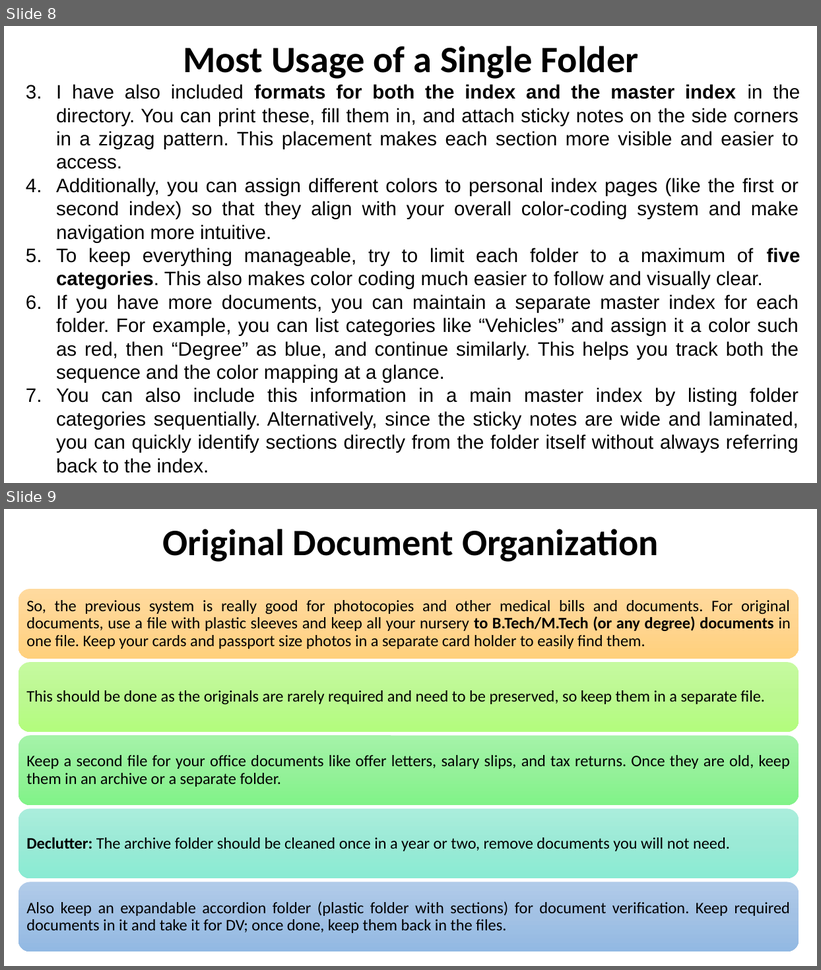
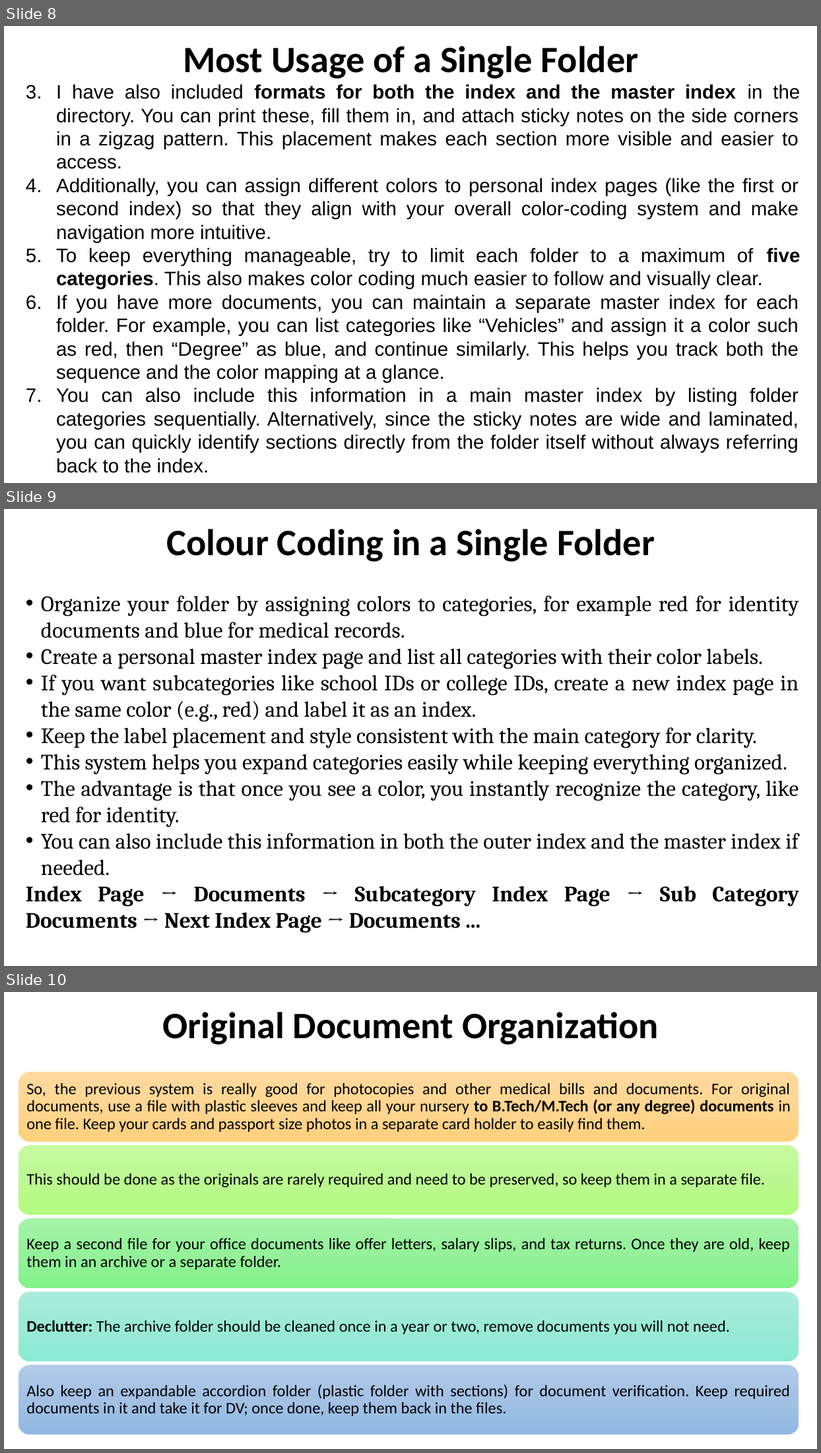
Before and after one commit to madhurimarawat/Essential-Templates-Kit, a slide deck: Document_Organization/Document_Folder_Formatting.pptx. Shown one above the other, each under a label of ours: slides 8 and 9 before the commit, slides 8, 9 and 10 after it. The pictures are 821x970 and 821x1453 pixels, drawn with LibreOffice and Linux fonts; fonts in the diff are those of the drawing. Boxes give left, top, right and bottom in pixels: in the first picture for what was removed or moved away, otherwise in the second. Text is boxed around its words. In the diff, an @@ line names an element or a change of style, - is before the commit and + after.

Commit message:
Add Color coding details

```diff
--- a/Document_Organization/Document_Folder_Formatting.pptx
+++ b/Document_Organization/Document_Folder_Formatting.pptx
@@ slide 9 added at <box>4,509,817,966</box>, background #FFFFFF @@
@@ title added at <box>166,529,655,562</box>, 44 pt, text #000000, bold @@
+Colour Coding in a Single Folder
@@ text added at <box>26,595,799,933</box>, 26 pt, text #000000 @@
+• Organize your folder by assigning colors to categories, for example red for identity documents and blue for medical records.
+• Create a personal master index page and list all categories with their color labels.
+• If you want subcategories like school IDs or college IDs, create a new index page in the same color (e.g., red) and label it as an index.
+• Keep the label placement and style consistent with the main category for clarity.
+• This system helps you expand categories easily while keeping everything organized.
+• The advantage is that once you see a color, you instantly recognize the category, like red for identity.
+• You can also include this information in both the outer index and the master index if needed.
+Index Page → Documents → Subcategory Index Page → Sub Category Documents → Next Index Page → Documents ...
@@ what was slide 9 is now slide 10 @@
```
